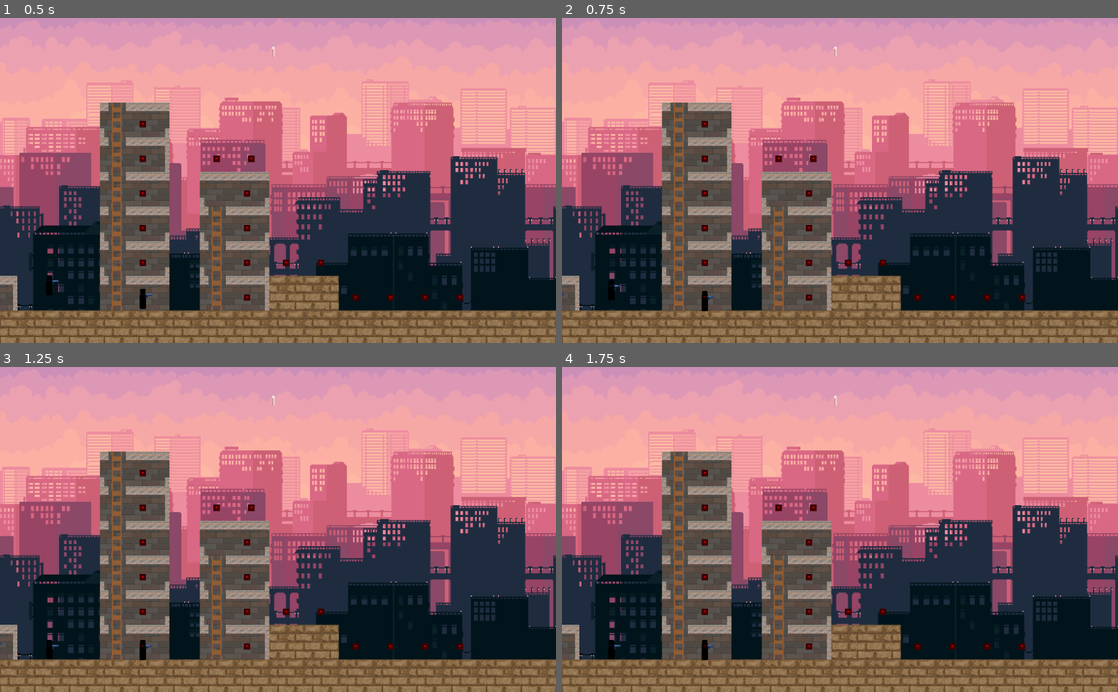
Above: before the commit, frames 1-4 (two rows, left to right).
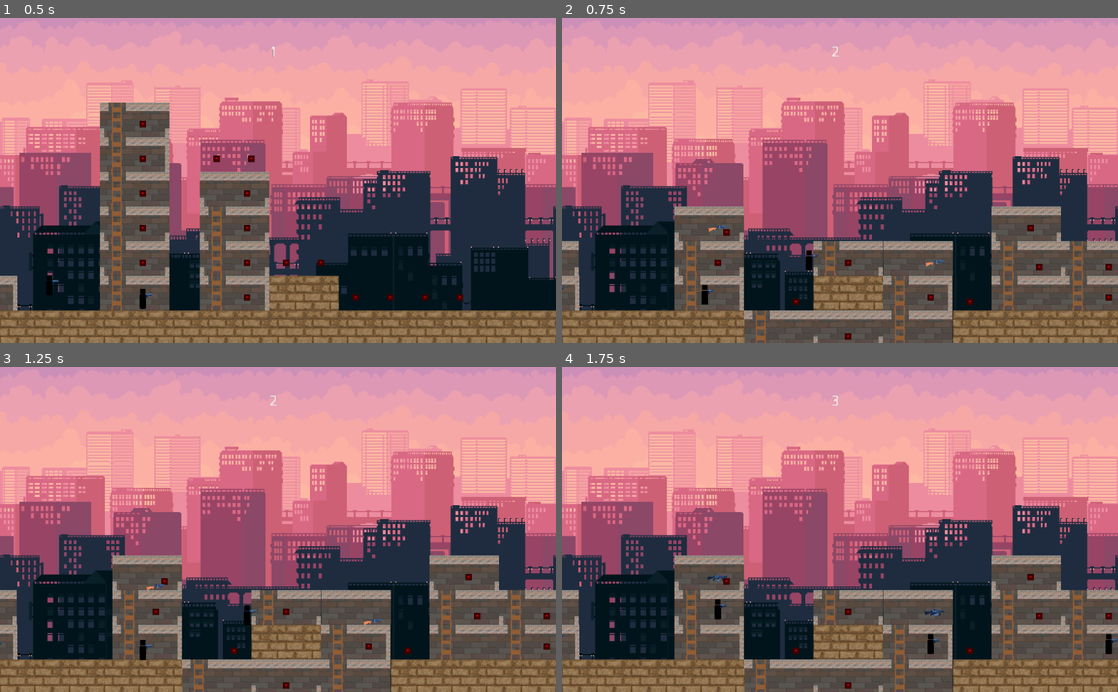
Above: after the commit, the same moments.

Repository: KoskenKolistaja/Ampumispeli
Game: Godot game, scene res://World.tscn
Same seed, same stepped clock (60 frames per second), same inputs: the game is played once before the commit and once after it. The engine's default icon, where the game draws it, is replaced by a stand-in: a white triangle on a blue panel in a dark square. Sound files missing from this copy of the repository are replaced by a short silence.
Inputs (mouse positions are in pixels of both pictures, inside the frame that each line leads up to):
- Up to frame 1 (0.5 s): no input
- Up to frame 2 (0.75 s): move the mouse to (962, 164) at 0.52 s; tap Space (spacebar) at 0.6 s
- Up to frame 3 (1.25 s): no input
- Up to frame 4 (1.75 s): move the mouse to (728, 545) at 1.27 s; tap E (p1_dropweapon) at 1.35 s; tap Space (spacebar) at 1.55 s

Frame 1 is identical in both runs. In frame 2, 25% of the frame differs, in the area x 0-100%, y 8-100%; in frame 3, 25%; in frame 4, 25%.

Commit message:
Last commit. Menu and stuff. Broken

Diff:
--- a/Enemy.gd
+++ b/Enemy.gd
@@ -69,8 +69,8 @@
 
 
 
-func update_target():
-	var players = get_tree().get_nodes_in_group("player")
+func update_target(seen_players):
+	var players = seen_players
 	var closest_player = get_closest(players)
 	if closest_player:
 		target = closest_player
@@ -166,22 +166,27 @@
 		if collision:
 			# Check if ray hits the player
 			if collision.collider.is_in_group("player"):  # Adjust based on your player node
-				ray_results.append(true)
+				ray_results.append(collision.collider)
 			else:
-				ray_results.append(false)
+				pass
 		else:
-			ray_results.append(false)
+			pass
 
 	# If any ray hits the player, they are visible
-	return true in ray_results
-
-
-func _on_Timer_timeout():
-	update_target()
+	return ray_results
+
+
+
+
 
 
 func _on_Timer2_timeout():
 	var friendly_fire = false
+	if is_instance_valid(target):
+		pass
+	else:
+		return
+
 	if target:
 		friendly_fire = check_friendly_fire($Handpivot/Hand.global_position,target.global_position,1000)
 	if target and not friendly_fire:
@@ -223,14 +228,15 @@
 
 func _on_RaycastTimer_timeout():
 	var players = get_tree().get_nodes_in_group("player")
-	var seen_players = false
+	var seen_players
+
 	for item in players:
-		var target_true = check_for_target($Position2D.global_position,item.global_position,37)
-		if target_true:
-			seen_players = true
+		var target_list = check_for_target($Position2D.global_position,item.global_position,37)
+		if target_list:
+			seen_players = target_list
 
 	if seen_players:
-		update_target()
+		update_target(seen_players)
 	else:
 #		target = null
 		pass
--- a/Enemy.tscn
+++ b/Enemy.tscn
@@ -61,9 +61,6 @@
 position = Vector2( 0, -6 )
 shape = SubResource( 1 )
 
-[node name="Timer" type="Timer" parent="."]
-wait_time = 3.0
-
 [node name="Handpivot" type="Node2D" parent="."]
 position = Vector2( 0, -11 )
 
@@ -100,7 +97,6 @@
 [node name="Position2D" type="Position2D" parent="."]
 position = Vector2( 0, -19 )
 
-[connection signal="timeout" from="Timer" to="." method="_on_Timer_timeout"]
 [connection signal="timeout" from="Timer2" to="." method="_on_Timer2_timeout"]
 [connection signal="timeout" from="movement_timer" to="." method="_on_movement_timer_timeout"]
 [connection signal="timeout" from="RaycastTimer" to="." method="_on_RaycastTimer_timeout"]
--- /dev/null
+++ b/Main Menu.tscn
@@ -0,0 +1,34 @@
+[gd_scene load_steps=2 format=2]
+
+[ext_resource path="res://Textures/UI/soldier pointing.jpg" type="Texture" id=1]
+
+[node name="Main Menu" type="Control"]
+anchor_right = 1.0
+anchor_bottom = 1.0
+
+[node name="CanvasLayer" type="CanvasLayer" parent="."]
+
+[node name="TextureRect" type="TextureRect" parent="CanvasLayer"]
+margin_right = 1024.0
+margin_bottom = 1024.0
+texture = ExtResource( 1 )
+
+[node name="ColorRect" type="ColorRect" parent="CanvasLayer"]
+anchor_left = 2.0
+anchor_top = 0.362
+anchor_right = 2.115
+anchor_bottom = 1.0
+margin_left = -1024.0
+margin_top = -300.0
+margin_bottom = 300.0
+color = Color( 0.109804, 0.105882, 0.105882, 1 )
+
+[node name="Label" type="Label" parent="CanvasLayer"]
+anchor_left = 0.5
+anchor_right = 0.5
+margin_left = 310.0
+margin_top = 184.0
+margin_right = 524.0
+margin_bottom = 198.0
+rect_scale = Vector2( 5, 5 )
+text = "Hard Shooter De Los Tres Amigos"
--- a/World.gd
+++ b/World.gd
@@ -30,9 +30,9 @@
 	$CanvasLayer2/Label.text = str(MetaData.level)
 
 
-#func _physics_process(delta):
-#	if Input.is_action_just_pressed("spacebar"):
-#		next_level()
+func _physics_process(delta):
+	if Input.is_action_just_pressed("spacebar"):
+		next_level()
 
 func player_died(object):
 	var players = get_tree().get_nodes_in_group("player")
@@ -41,9 +41,11 @@
 	if players:
 		pass
 	else:
-		print("game_over")
+		game_over()
 
-	print("players: " + str(players))
+
+func game_over():
+	MetaData.level = 1
 
 func create_level():
 	$CanvasLayer2/Label.text = str(MetaData.level)
@@ -62,15 +64,21 @@
 	var spawners = get_tree().get_nodes_in_group("weaponspawner")
 
 	for item in spawners:
-		if 0.01 < rand_range(0,1):
+		if 0.2 < rand_range(0,1):
 			spawn_weapon(item.global_position)
 
 
 func spawn_weapon(spawn_position):
 	var weapon = null
-	if (0.1 +(MetaData.level/10)) > 0.5:
+
+	var likelihood = 0
+
+	likelihood += MetaData.level/100
+	likelihood = clamp(likelihood,0,0.3)
+
+	if (0.1 + likelihood) > 0.5:
 		weapon = airstrike
-	elif 0.3 > rand_range(0,1):
+	elif 0.1 + likelihood > rand_range(0,1):
 		weapon = grenade_launcher
 	elif 0.5 > rand_range(0,1):
 		weapon = smg
@@ -126,18 +134,15 @@
 func clear_spawnlist():
 	for item in spawn_list:
 		if is_instance_valid(item):
-			print(item)
 			item.queue_free()
 	spawn_list.clear()
 	var weapons = get_tree().get_nodes_in_group("weapon")
 	for item in weapons:
-		print(item)
 		item.queue_free()
 
 	var deleted = get_tree().get_nodes_in_group("cleared")
 
 	for item in deleted:
-		print(item)
 		item.queue_free()
 
 
Binary file added: Textures/UI/soldier pointing.jpg
Not shown, added: Textures/UI/soldier pointing.jpg.import
